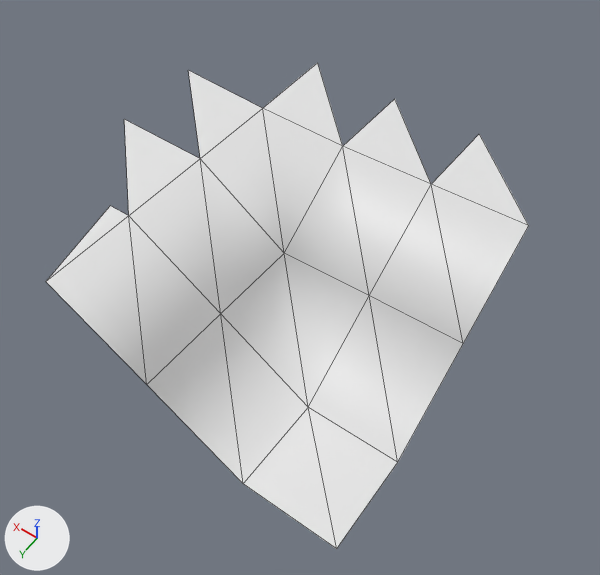
The OBJ model models/areas/fields_risen/grass_2_2.obj: old version first, new version second.
Rendered twice from a camera (50 mm lens) standing at (69.8, -63.1, 46.6) and looking at (88.9, -89.9, 4.5). The lights are fixed; the arrows at lower left show +X, +Y and +Z. The older version comes first. Mesh edges are drawn as thin lines. Where no turn or scale is listed for an object, it has been applied to the vertices. Vertices at exactly the same position are counted once.

The first picture shows 'grass_2_2'.
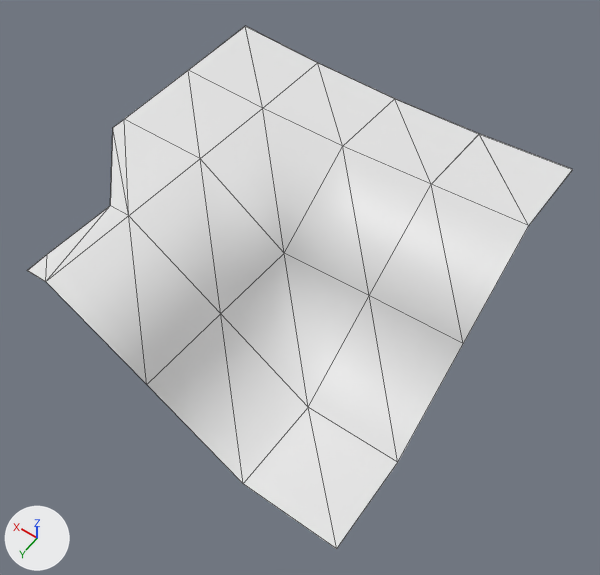
Location of each change, [x1, y1, x2, y2] in pixels of the pictures (600 x 575 px):
'grass_2_2', reshaped (13% wider, 7% taller)
    before: [46, 62, 529, 549]
    after: [27, 26, 573, 549]
part 1 of me_grass_2_2, added
    after: [27, 26, 573, 281]

The change in detail:
me_grass_2_2 is used by ob_grass_2_2; location (0.0, 0.0, 0.0).
me_grass_2_2 had 22 vertices, 24 faces and spanned x 78.0..104.0, y -104.0..-78.0, z 1.3..11.0.
me_grass_2_2 now has 55 vertices, 44 faces and spans x 78.0..104.0, y -104.0..-78.0, z 1.3..11.0.
Part 1, on me_grass_2_2:
33 vertices are added at x 78.0..104.0, y -104.0..-78.0, z 9.3..11.0.
20 new faces join them.
